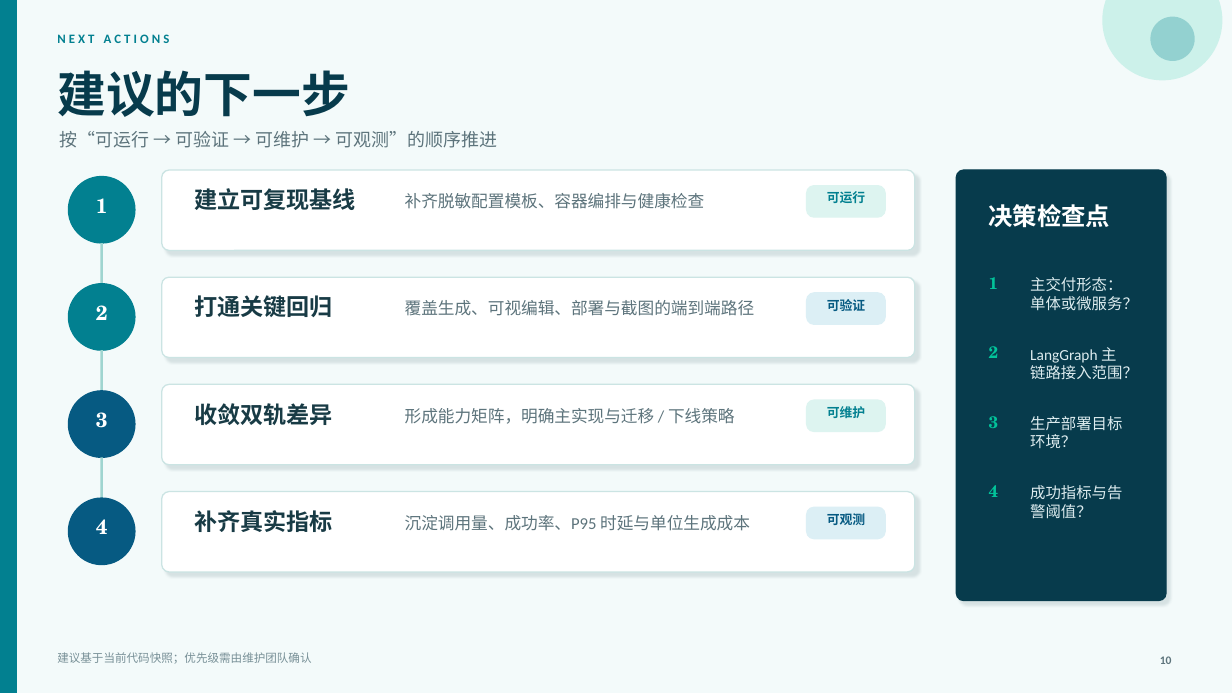
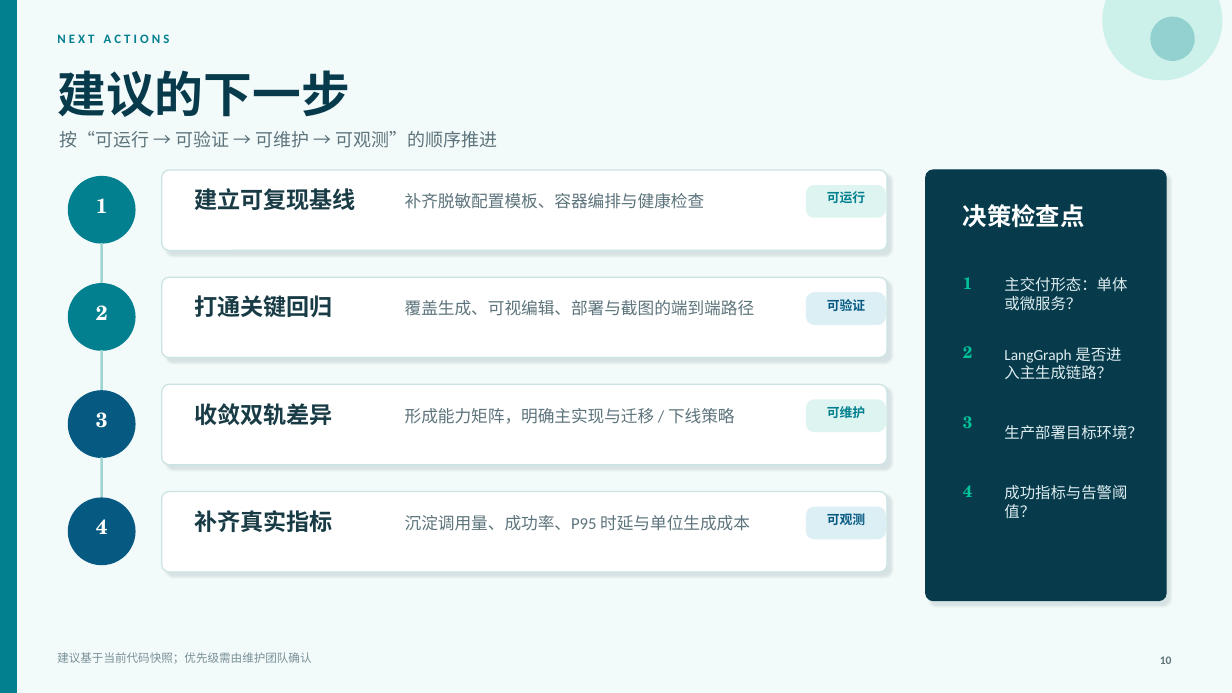
Before and after one commit to liyupi/yu-ai-code-mother, a slide deck: slide 10 of docs/reports/project-status-2026-07-19.pptx. Drawn at 1232x693 pixels with LibreOffice and Linux fonts; fonts in the diff are those of the drawing. Boxes give left, top, right and bottom in pixels: in the first picture for what was removed or moved away, otherwise in the second. Text is boxed around its words. In the diff, an @@ line names an element or a change of style, - is before the commit and + after.

```diff
--- a/docs/reports/project-status-2026-07-19.pptx
+++ b/docs/reports/project-status-2026-07-19.pptx
@@ rounded rectangle: place and size @@
-rounded rectangle at (162,170,915,250)
+rounded rectangle at (162,170,887,250)
@@ rounded rectangle: place and size @@
-rounded rectangle at (957,170,1166,601)
+rounded rectangle at (926,170,1166,601)
@@ rounded rectangle at (926,170,1166,601): proportions changed @@
@@ text "决策检查点": place and size @@
-text "决策检查点" at (989,204,1111,228)
+text "决策检查点" at (963,204,1085,228)
@@ rounded rectangle: place and size @@
-rounded rectangle at (162,277,915,358)
+rounded rectangle at (162,277,887,358)
@@ text "主交付形态：单体或微服务？" rewrapped from (1030,277,1138,311) to (1004,277,1127,311) @@
@@ text at (1004,347,1121,380): text changed @@
-LangGraph 主链路接入范围？
+LangGraph 是否进入主生成链路？
@@ rounded rectangle: place and size @@
-rounded rectangle at (162,384,915,465)
+rounded rectangle at (162,384,887,465)
@@ text "生产部署目标环境？" rewrapped from (1030,416,1122,448) to (1004,425,1142,439) @@
@@ rounded rectangle: place and size @@
-rounded rectangle at (162,492,915,572)
+rounded rectangle at (162,492,887,572)
@@ 4 texts: place and size @@
-4 texts at (989,277,999,497)
+4 texts at (963,277,973,497)
@@ text "成功指标与告警阈值？" rewrapped from (1030,485,1122,519) to (1004,485,1127,518) @@
```
Also in this commit, not shown: 6 other slides changed.
